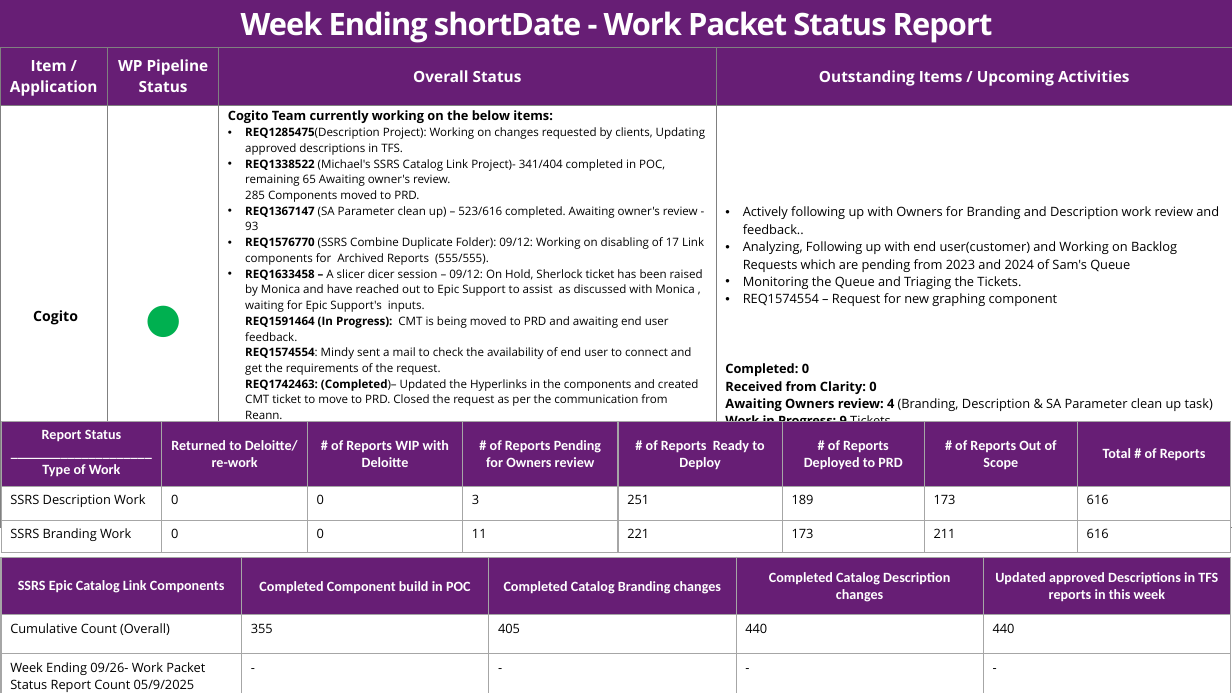
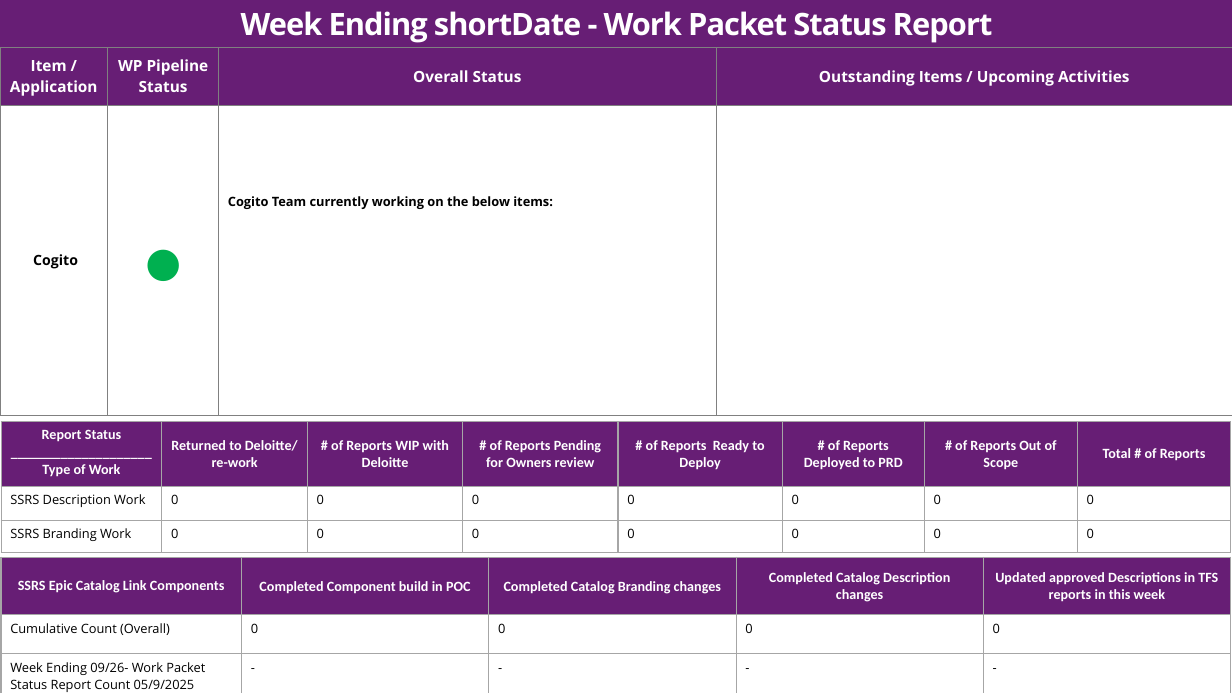
Before and after one commit to akshaya3206/Tracker-WeeklyDeck, a slide deck: slide 5 of WeeklyDeck_Template.pptx (slide 6 before the commit). Drawn at 1232x693 pixels with LibreOffice and Linux fonts; fonts in the diff are those of the drawing; background and template pictures are left out. Boxes give left, top, right and bottom in pixels: in the first picture for what was removed or moved away, otherwise in the second. Text is boxed around its words. In the diff, an @@ line names an element or a change of style, - is before the commit and + after.

```diff
--- a/WeeklyDeck_Template.pptx
+++ b/WeeklyDeck_Template.pptx
@@ table at <box>0,48,1232,417</box> @@
-row 2, column 3: Cogito Team currently working on the below items: / REQ1285475(Description Project): Working on changes requested by clients, Updating approved descriptions in TFS. / REQ1338522 (Michael's SSRS Catalog Link Project)- 341/404 completed in POC, remaining 65 Awaiting owner's review. 285 Components moved to PRD. / REQ1367147 (SA Parameter clean up) – 523/616 completed. Awaiting owner's review - 93 / REQ1576770 (SSRS Combine Duplicate Folder): 09/12: Working on disabling of 17 Link components for Archived Reports (555/555). / REQ1633458 – A slicer dicer session – 09/12: On Hold, Sherlock ticket has been raised by Monica and have reached out to Epic Support to assist as discussed with Monica , waiting for Epic Support's inputs. / REQ1591464 (In Progress): CMT is being moved to PRD and awaiting end user feedback. / REQ1574554: Mindy sent a mail to check the availability of end user to connect and get the requirements of the request. / REQ1742463: (Completed)– Updated the Hyperlinks in the components and created CMT ticket to move to PRD. Closed the request as per the communication from Reann.
+row 2, column 3: Cogito Team currently working on the below items:
-row 2, column 4: Actively following up with Owners for Branding and Description work review and feedback.. / Analyzing, Following up with end user(customer) and Working on Backlog Requests which are pending from 2023 and 2024 of Sam's Queue / Monitoring the Queue and Triaging the Tickets. / REQ1574554 – Request for new graphing component / Completed: 0 / Received from Clarity: 0 Awaiting Owners review: 4 (Branding, Description & SA Parameter clean up task) Work in Progress: 9 Tickets
+row 2, column 4: 
@@ table at <box>1,421,1232,552</box> @@
-row 2: SSRS Description Work | 0 | 0 | 3 | 251 | 189 | 173 | 616
+row 2: SSRS Description Work | 0 | 0 | 0 | 0 | 0 | 0 | 0
-row 3: SSRS Branding Work | 0 | 0 | 11 | 221 | 173 | 211 | 616
+row 3: SSRS Branding Work | 0 | 0 | 0 | 0 | 0 | 0 | 0
@@ table at <box>1,557,1232,693</box> @@
-row 2: Cumulative Count (Overall) | 355 | 405 | 440 | 440
+row 2: Cumulative Count (Overall) | 0 | 0 | 0 | 0
```
Also in this commit, not shown: 5 other slides changed, 1 slide removed, 2 other files.
